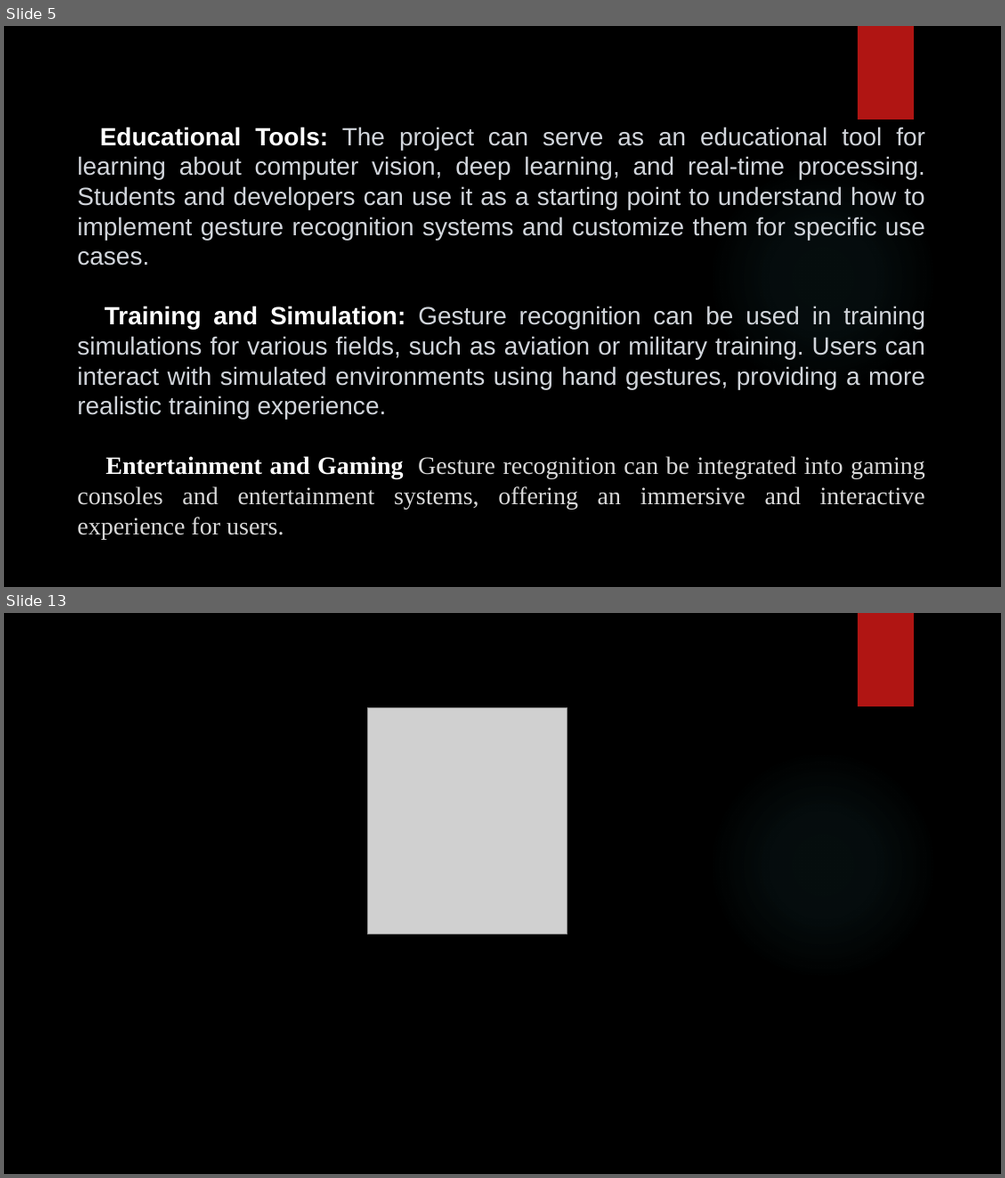
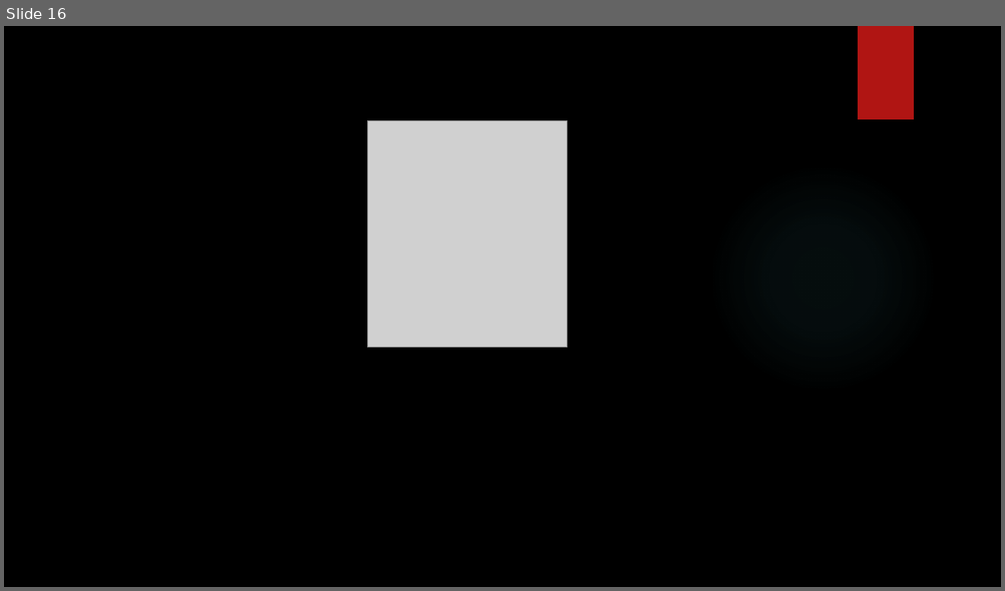
Before and after one commit to thatsabhishek/Gesture-Control-System, a slide deck: Gesture Control System.pptx. Shown one above the other, each under a label of ours: slides 5 and 13 before the commit, slide 16 after it; the slides between them are not shown. The pictures are 1005x1178 and 1005x591 pixels, drawn with LibreOffice and Linux fonts; fonts in the diff are those of the drawing; grey boxes stand for pictures; background and template pictures are left out. Boxes give left, top, right and bottom in pixels: in the first picture for what was removed or moved away, otherwise in the second. Text is boxed around its words. In the diff, an @@ line names an element or a change of style, - is before the commit and + after.

```diff
--- a/Gesture Control System.pptx
+++ b/Gesture Control System.pptx
@@ slide 5 removed at (4, 26, 1001, 587), background picture (left out); not listed: 2 template elements that a slide beside it also shows @@
@@ text removed at (77, 127, 925, 508) @@
-➢ Educational Tools: The project can serve as an educational tool for learning about computer vision, deep learning, and real-time processing. Students and developers can use it as a starting point to understand how to implement gesture recognition systems and customize them for specific use cases.
-➢ Training and Simulation: Gesture recognition can be used in training simulations for various fields, such as aviation or military training. Users can interact with simulated environments using hand gestures, providing a more realistic training experience.
-➢ Entertainment and Gaming: Gesture recognition can be integrated into gaming consoles and entertainment systems, offering an immersive and interactive experience for users.
@@ what was slide 13 is now slide 16 @@
```
Also in this commit, not shown: 2 slides changed, 13 slides added, 9 other slides removed.
